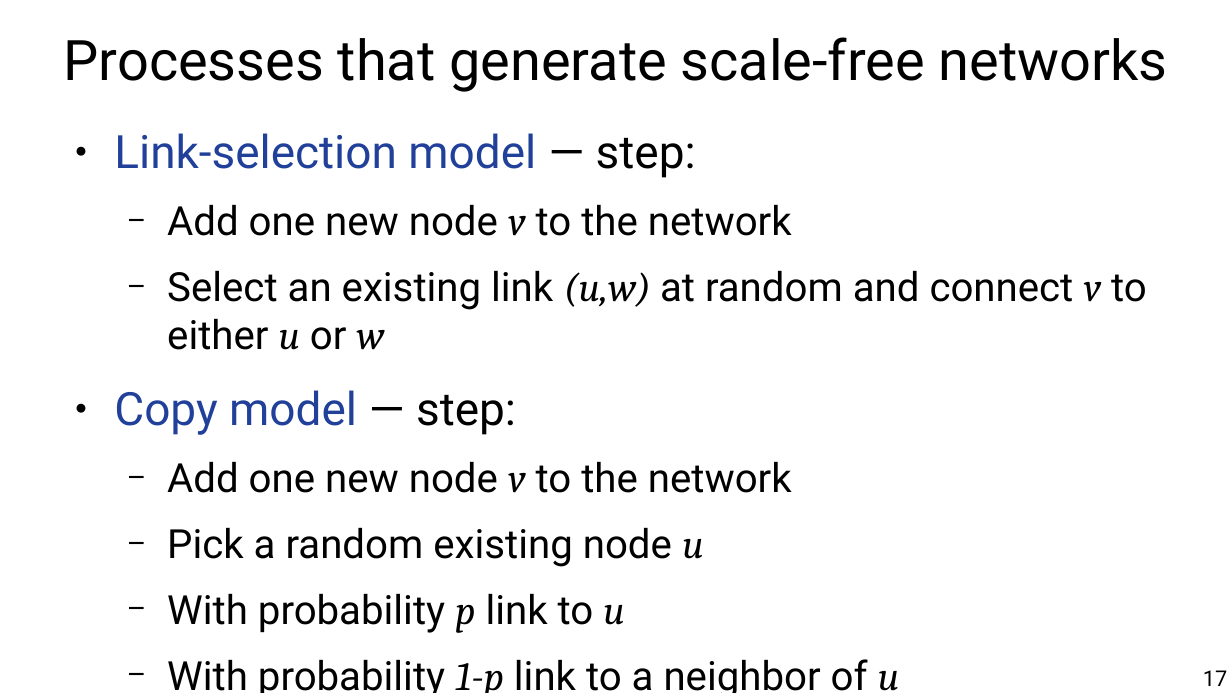
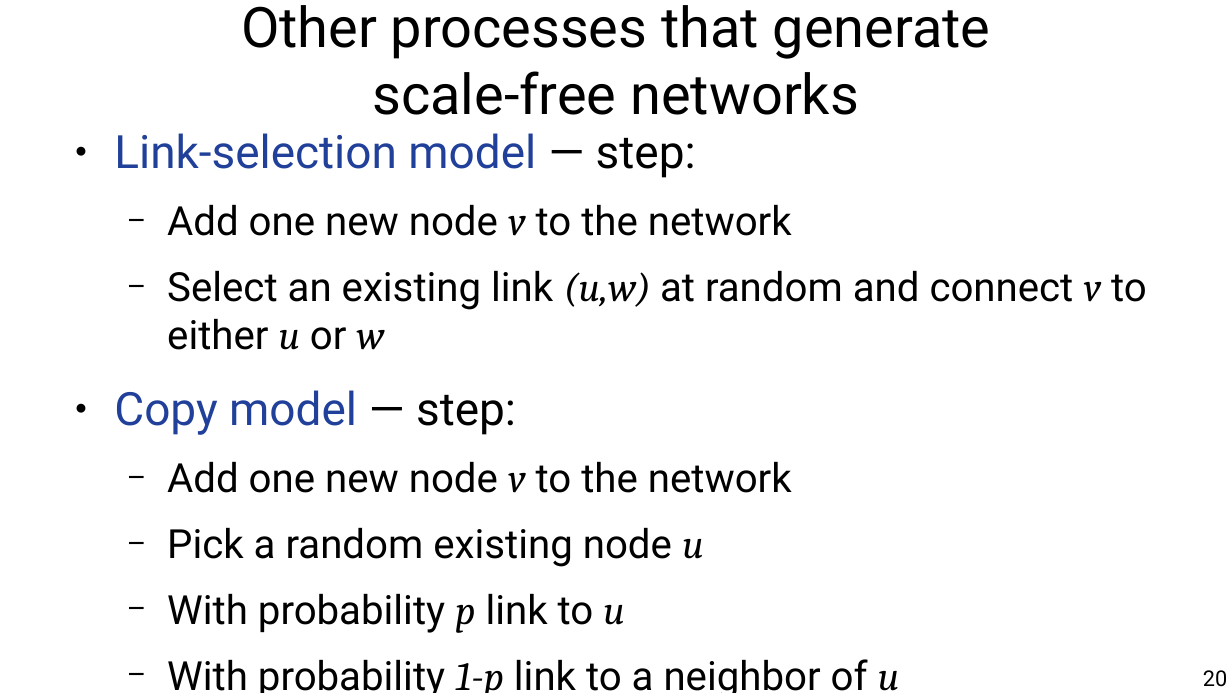
Before and after one commit to chatox/networks-science-course, a slide deck: slide 20 of theory/odp/tt12_degree_preferential_attachment.odp (slide 17 before the commit). Drawn at 1232x693 pixels with LibreOffice and Linux fonts; fonts in the diff are those of the drawing. Boxes give left, top, right and bottom in pixels: in the first picture for what was removed or moved away, otherwise in the second. Text is boxed around its words. In the diff, an @@ line names an element or a change of style, - is before the commit and + after.

```diff
--- a/theory/odp/tt12_degree_preferential_attachment.odp
+++ b/theory/odp/tt12_degree_preferential_attachment.odp
@@ title at <box>241,5,991,115</box>: text changed @@
-Processes that generate scale-free networks
+Other processes that generate
+scale-free networks
@@ page number at <box>1203,670,1227,687</box>: text changed @@
-17
+20
```
Also in this commit, not shown: 12 other slides changed, 1 other file.
